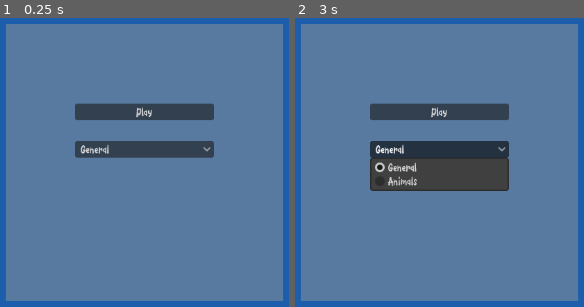
Above: before the commit, frames 1-2 (left to right).
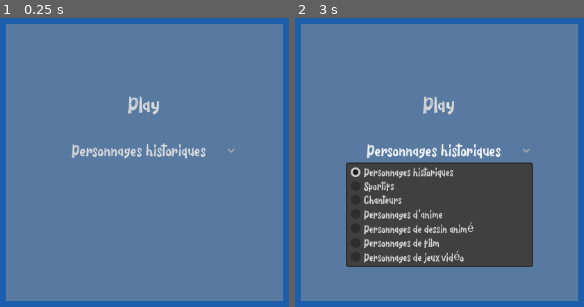
Above: after the commit, the same moments.

Repository: Haydara1/Heads-Up
Game: Godot game, scene res://scenes/connected_lobby.tscn
Same seed, same stepped clock (60 frames per second), same inputs: the game is played once before the commit and once after it. This scene is started directly instead of the project's main scene.
Inputs:
- Up to frame 1 (0.25 s): no input
- Up to frame 2 (3 s): click "General" (after the commit: "Personnages historiques") at 0.5 s; click "Play" at 1.25 s; click "Play" at 2 s; click "General" (after the commit: "Personnages historiques") at 2.75 s

The runs differ from the first frame. In frame 1, 5.8% of the frame differs, in the area x 24-82%, y 26-49%; in frame 2, 26%, in the area x 17-83%, y 26-87%.

Commit message:
Added json file for packs

Diff:
--- a/GameManager.gd
+++ b/GameManager.gd
@@ -29,6 +29,47 @@
 var latest_words: Dictionary = {}
 
 
+const PACKS_FILE := "res://assets/persons.json"
+
+var packs: Dictionary = {}
+
+
+func _ready() -> void:
+	load_packs()
+
+
+func load_packs() -> void:
+	if not FileAccess.file_exists(PACKS_FILE):
+		push_error("Packs file not found: " + PACKS_FILE)
+		return
+
+	var file := FileAccess.open(PACKS_FILE, FileAccess.READ)
+	if file == null:
+		push_error("Could not open packs file.")
+		return
+
+	var json := JSON.new()
+	var error := json.parse(file.get_as_text())
+
+	if error != OK:
+		push_error(
+			"JSON error at line %d: %s"
+			% [json.get_error_line(), json.get_error_message()]
+		)
+		return
+
+	if not json.data is Dictionary:
+		push_error("The packs JSON must contain an object.")
+		return
+
+	packs = json.data
+
+	for pack_name in packs:
+		if not packs[pack_name] is Array or packs[pack_name].is_empty():
+			push_error("Invalid or empty pack: " + str(pack_name))
+
+
+
 # Called by the host from the connected lobby.
 func start_game(pack_name: String = "General") -> void:
 	if not multiplayer.is_server():
@@ -37,7 +78,8 @@
 	if NetworkManager.players.size() < 2:
 		return
 
-	if not PACKS.has(pack_name):
+	if not packs.has(pack_name):
+		push_error("Unknown pack: " + pack_name)
 		return
 
 	selected_pack = pack_name
@@ -50,7 +92,7 @@
 
 	players_in_game.sort()
 
-	var pack: Array = PACKS[selected_pack]
+	var pack: Array = packs[selected_pack]
 
 	for id in players_in_game:
 		secret_words[id] = pack.pick_random()
--- a/assets/persons.json
+++ b/assets/persons.json
@@ -1,108 +1,109 @@
 
 {
   "Personnages historiques": [
-    "Napoléon",
-    "Louis XIV",
-    "Victor Hugo",
-    "Martin Luther King",
-    "William Shakespeare",
-    "Leonard De Vinci",
-    "Cléopâtre",
-    "Isaac Newton",
+	"Napoléon",
+	"Louis XIV",
+	"Victor Hugo",
+	"Martin Luther King",
+	"William Shakespeare",
+	"Leonard De Vinci",
+	"Cléopâtre",
+	"Isaac Newton",
     "Albert Einstein"
   ],
   "Sportifs": [
-    "Zinédine Zidane",
-    "Kylian Mbappé",
-    "Muhammad Ali",
-    "Ronaldo",
-    "Simone Biles",
+	"Zinédine Zidane",
+	"Kylian Mbappé",
+	"Muhammad Ali",
+	"Ronaldo",
+	"Simone Biles",
     "Usain Bolt"
   ],
   "Chanteurs": [
-    "Beyoncé",
-    "Shakira",
-    "Mariah Carey",
-    "Céline Dion",
-    "Michael Jackson",
+	"Beyoncé",
+	"Shakira",
+	"Mariah Carey",
+	"Céline Dion",
+	"Michael Jackson",
     "Jungkook"
   ],
-  "Acteurs": [],
+
   "Personnages d'anime": [
-    "Tenma",
-    "Conan",
-    "Luffy",
-    "Natsu",
-    "Mikasa",
-    "Ran",
-    "Naruto",
-    "Light Yagami",
-    "Johann",
-    "Eren",
-    "Roronoa Zoro",
-    "Koro sensei (Assassination Classroom)",
-    "Kiki la petite sorcière",
-    "Sanji",
-    "Nami",
-    "Ryûk",
-    "Saitama",
+	"Tenma",
+	"Conan",
+	"Luffy",
+	"Natsu",
+	"Mikasa",
+	"Ran",
+	"Naruto",
+	"Light Yagami",
+	"Johann",
+	"Eren",
+	"Roronoa Zoro",
+	"Koro sensei (Assassination Classroom)",
+	"Kiki la petite sorcière",
+	"Sanji",
+	"Nami",
+	"Ryûk",
+	"Saitama",
     "Tony Tony Chopper"
   ],
+
   "Personnages de dessin animé": [
-    "Homer Simpson",
-    "Krokmou",
-    "Bob l'éponge",
-    "Bugs Bunny",
-    "Pikachu",
-    "Garfield",
-    "La panthère rose",
-    "Courage au chien froussard",
-    "Le Grinch",
-    "Bart Simpson",
-    "Ariel",
-    "Aladdin",
-    "Woody",
-    "Raiponce",
-    "Astérix",
-    "Obélix",
-    "Shrek",
-    "Fiona",
-    "L'âne",
-    "Tintin",
-    "Marge Simpson",
-    "Lisa Simpson",
-    "Lloyd Garmadon",
+	"Homer Simpson",
+	"Krokmou",
+	"Bob l'éponge",
+	"Bugs Bunny",
+	"Pikachu",
+	"Garfield",
+	"La panthère rose",
+	"Courage au chien froussard",
+	"Le Grinch",
+	"Bart Simpson",
+	"Ariel",
+	"Aladdin",
+	"Woody",
+	"Raiponce",
+	"Astérix",
+	"Obélix",
+	"Shrek",
+	"Fiona",
+	"L'âne",
+	"Tintin",
+	"Marge Simpson",
+	"Lisa Simpson",
+	"Lloyd Garmadon",
     "Shaun le mouton"
   ],
   "Personnages de film": [
-    "Gollum",
-    "Spider-Man",
-    "Joker",
-    "Batman",
-    "Captain America",
-    "Jack Sparrow",
-    "Harry Potter",
-    "Gandalf",
-    "Fodon",
-    "Harley Quinn",
-    "Yoda",
-    "Luke Skywalker",
-    "Willy Wonka",
-    "Catwoman",
-    "Wonder Woman",
-    "Voldemort",
-    "Hermione Granger",
-    "Hercule Poirot",
+	"Gollum",
+	"Spider-Man",
+	"Joker",
+	"Batman",
+	"Captain America",
+	"Jack Sparrow",
+	"Harry Potter",
+	"Gandalf",
+	"Fodon",
+	"Harley Quinn",
+	"Yoda",
+	"Luke Skywalker",
+	"Willy Wonka",
+	"Catwoman",
+	"Wonder Woman",
+	"Voldemort",
+	"Hermione Granger",
+	"Hercule Poirot",
     "Sherlock Holmes"
   ],
   "Personnages de jeux vidéo": [
-    "Mario",
-    "Link",
-    "Pitch",
-    "Toad",
-    "Sonic",
-    "Donkey Kong",
-    "Bowser",
+	"Mario",
+	"Link",
+	"Pitch",
+	"Toad",
+	"Sonic",
+	"Donkey Kong",
+	"Bowser",
     "Yoshi"
   ]
 }
--- a/scenes/Main-menu.tscn
+++ b/scenes/Main-menu.tscn
@@ -7,6 +7,8 @@
 [sub_resource type="ShaderMaterial" id="ShaderMaterial_m3c5h"]
 shader = ExtResource("2_m3c5h")
 shader_parameter/speed = 0.1
+
+[sub_resource type="Theme" id="Theme_m3c5h"]
 
 [node name="main" type="Control" unique_id=412631385]
 layout_mode = 3
@@ -70,6 +72,7 @@
 
 [node name="PlayButton" type="Button" parent="CenterContainer/VBoxContainer" unique_id=1084425710]
 layout_mode = 2
+theme = SubResource("Theme_m3c5h")
 theme_override_colors/font_color = Color(0.13863784, 0.13863736, 0.13863751, 1)
 theme_override_font_sizes/font_size = 46
 text = "Play!"
--- a/scenes/connected_lobby.tscn
+++ b/scenes/connected_lobby.tscn
@@ -40,16 +40,25 @@
 
 [node name="PlayButton" type="Button" parent="CenterContainer/VBoxContainer" unique_id=2037741573]
 layout_mode = 2
+theme_override_font_sizes/font_size = 32
 text = "Play
 "
+flat = true
 
 [node name="PackOption" type="OptionButton" parent="CenterContainer/VBoxContainer" unique_id=712590876]
 layout_mode = 2
+theme_override_font_sizes/font_size = 24
+flat = true
+alignment = 1
 
 [node name="StatusLabel" type="Label" parent="CenterContainer/VBoxContainer" unique_id=52078235]
 layout_mode = 2
+theme_override_font_sizes/font_size = 20
 
 [node name="PlayersLabel" type="Label" parent="CenterContainer/VBoxContainer" unique_id=1651115392]
 layout_mode = 2
+theme_override_font_sizes/font_size = 24
+horizontal_alignment = 1
+vertical_alignment = 1
 
 [connection signal="pressed" from="CenterContainer/VBoxContainer/PlayButton" to="." method="_on_play_button_pressed"]
--- a/scenes/gameplay.tscn
+++ b/scenes/gameplay.tscn
@@ -22,21 +22,36 @@
 
 [node name="VBoxContainer" type="VBoxContainer" parent="." unique_id=1644569337]
 layout_mode = 1
-anchors_preset = 15
-anchor_right = 1.0
-anchor_bottom = 1.0
+anchors_preset = 8
+anchor_left = 0.5
+anchor_top = 0.5
+anchor_right = 0.5
+anchor_bottom = 0.5
+offset_left = -203.5
+offset_top = -85.0
+offset_right = 203.5
+offset_bottom = 85.0
 grow_horizontal = 2
 grow_vertical = 2
+theme_override_constants/separation = 80
 
 [node name="TurnLabel" type="Label" parent="VBoxContainer" unique_id=1567906163]
 layout_mode = 2
+theme_override_font_sizes/font_size = 32
+horizontal_alignment = 1
 
 [node name="ScoreLabel" type="Label" parent="VBoxContainer" unique_id=193998905]
 layout_mode = 2
+theme_override_font_sizes/font_size = 32
+horizontal_alignment = 1
 
 [node name="CharacterLabel" type="Label" parent="VBoxContainer" unique_id=1425943905]
 layout_mode = 2
+theme_override_font_sizes/font_size = 32
+horizontal_alignment = 1
 
 [node name="ConfirmButton" type="Button" parent="VBoxContainer" unique_id=231619499]
 layout_mode = 2
-text = "Confirm"
+theme_override_font_sizes/font_size = 52
+text = "Press here to confirm!"
+flat = true
--- a/scripts/connected_lobby.gd
+++ b/scripts/connected_lobby.gd
@@ -10,8 +10,9 @@
 func _ready() -> void:
 	# Available packs must match GameManager.PACKS.
 	pack_option.clear()
-	pack_option.add_item("General")
-	pack_option.add_item("Animals")
+
+	for pack_name in GameManager.packs.keys():
+		pack_option.add_item(str(pack_name))
 
 	NetworkManager.lobby_updated.connect(_on_lobby_updated)
 
Not shown, changed: .DS_Store
